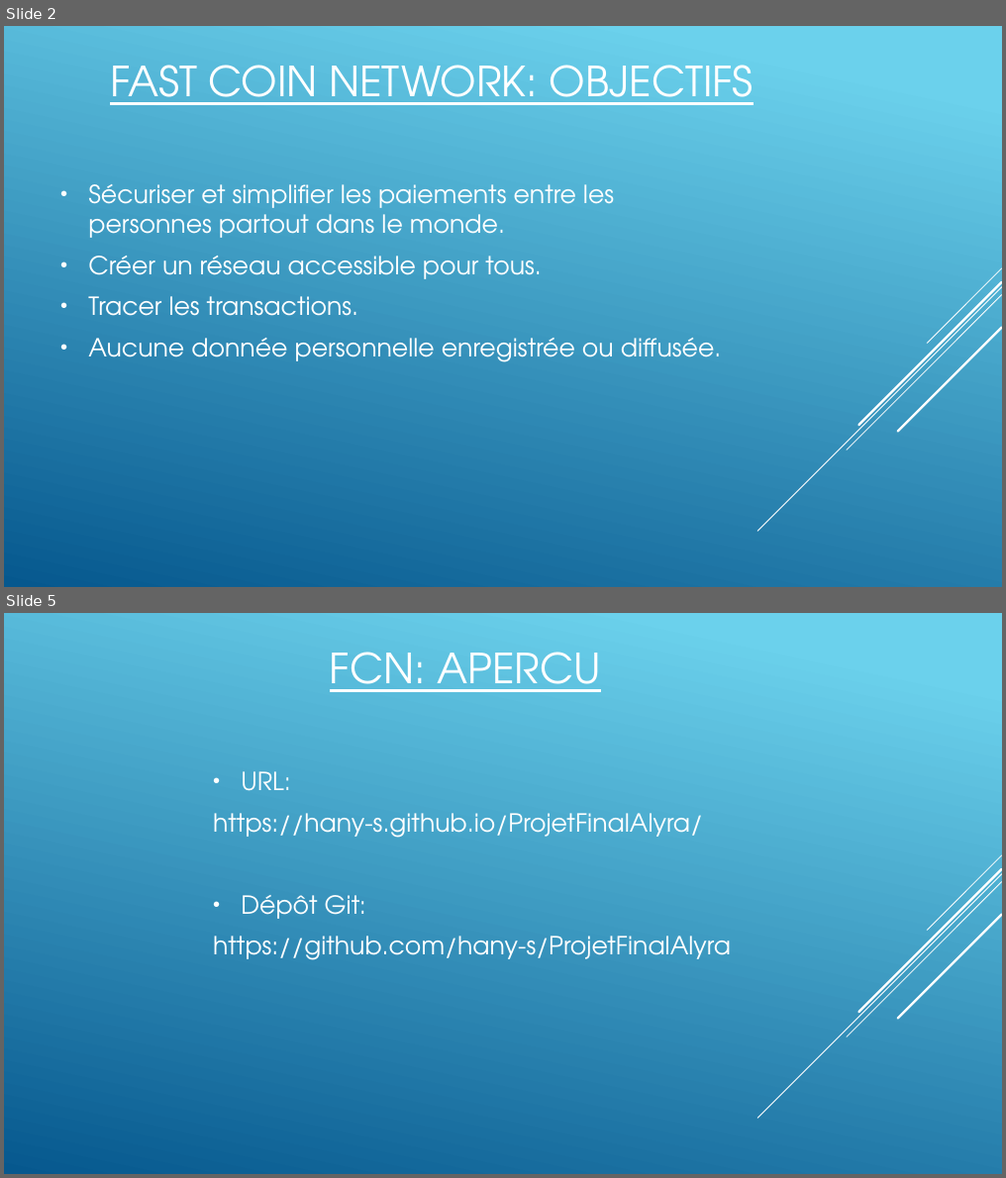
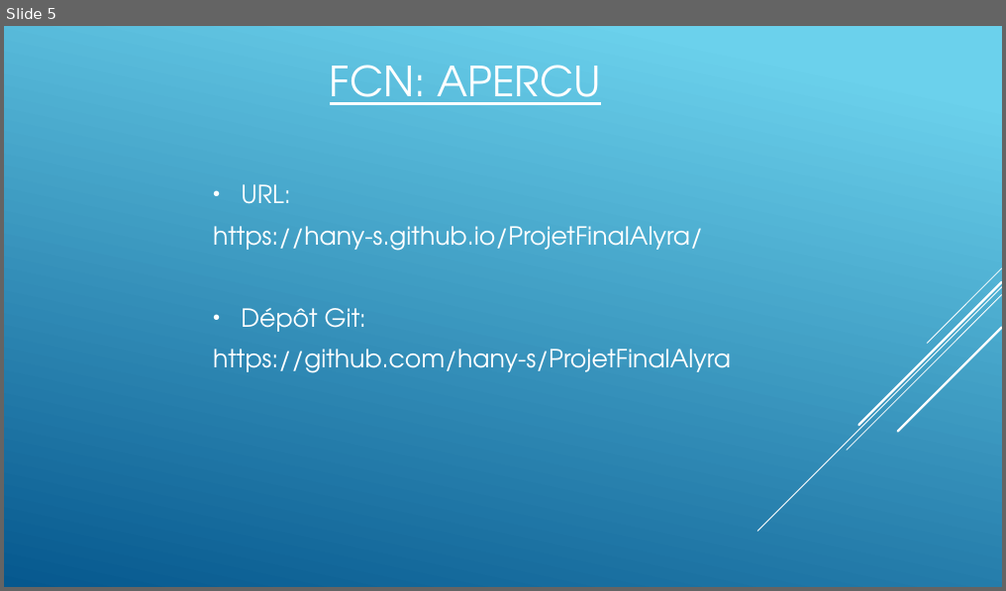
Before and after one commit to Louvivien/ProjetFinalAlyra, a slide deck: présentation/PROJET DE FIN D’ETUDE ALYRA - Hany Salah.pptx. Shown one above the other, each under a label of ours: slides 2 and 5 before the commit, slide 5 after it; the slides between them are not shown. The pictures are 1006x1178 and 1006x591 pixels, drawn with LibreOffice and Linux fonts; fonts in the diff are those of the drawing. Boxes give left, top, right and bottom in pixels: in the first picture for what was removed or moved away, otherwise in the second. Text is boxed around its words. In the diff, an @@ line names an element or a change of style, - is before the commit and + after.

```diff
--- a/présentation/PROJET DE FIN D’ETUDE ALYRA - Hany Salah.pptx
+++ b/présentation/PROJET DE FIN D’ETUDE ALYRA - Hany Salah.pptx
@@ slide 2 removed at (4,26,1002,587), background gradient #6ED2EB to #06588E; not listed: 5 template elements that a slide beside it also shows @@
@@ title removed at (110,65,753,105) @@
-FAST COIN NETWORK: OBJECTIFS
@@ text removed at (88,184,722,363) @@
-• Sécuriser et simplifier les paiements entre les personnes partout dans le monde.
-• Créer un réseau accessible pour tous.
-• Tracer les transactions.
-• Aucune donnée personnelle enregistrée ou diffusée.
```
Also in this commit, not shown: 1 slide changed, 3 slides added, 2 other slides removed, 12 other files.
